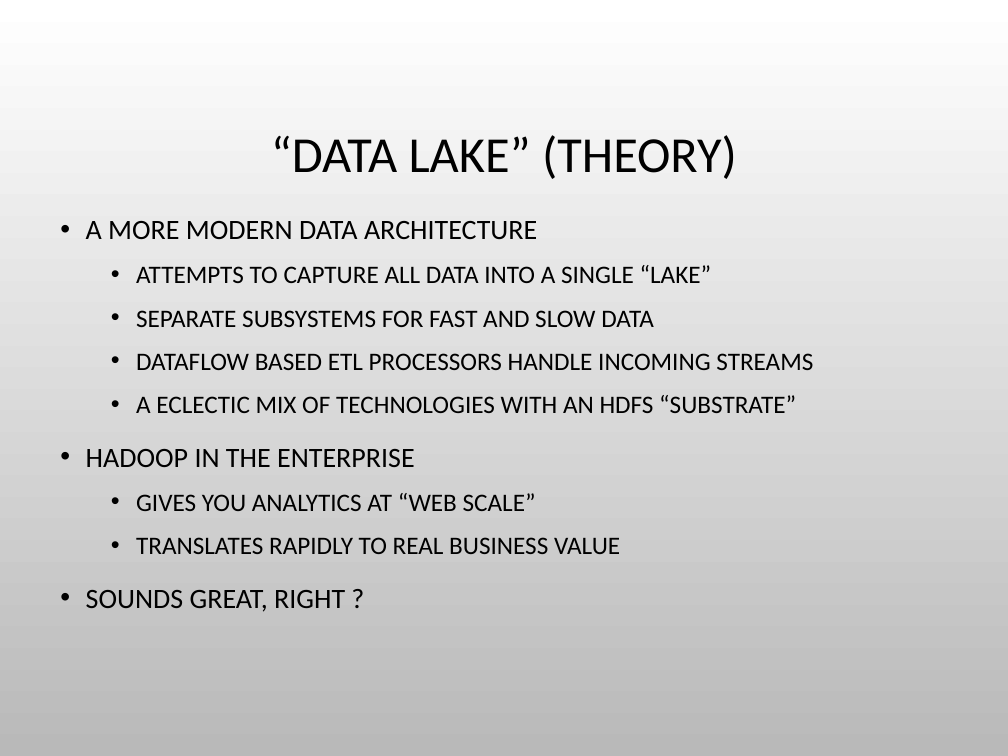
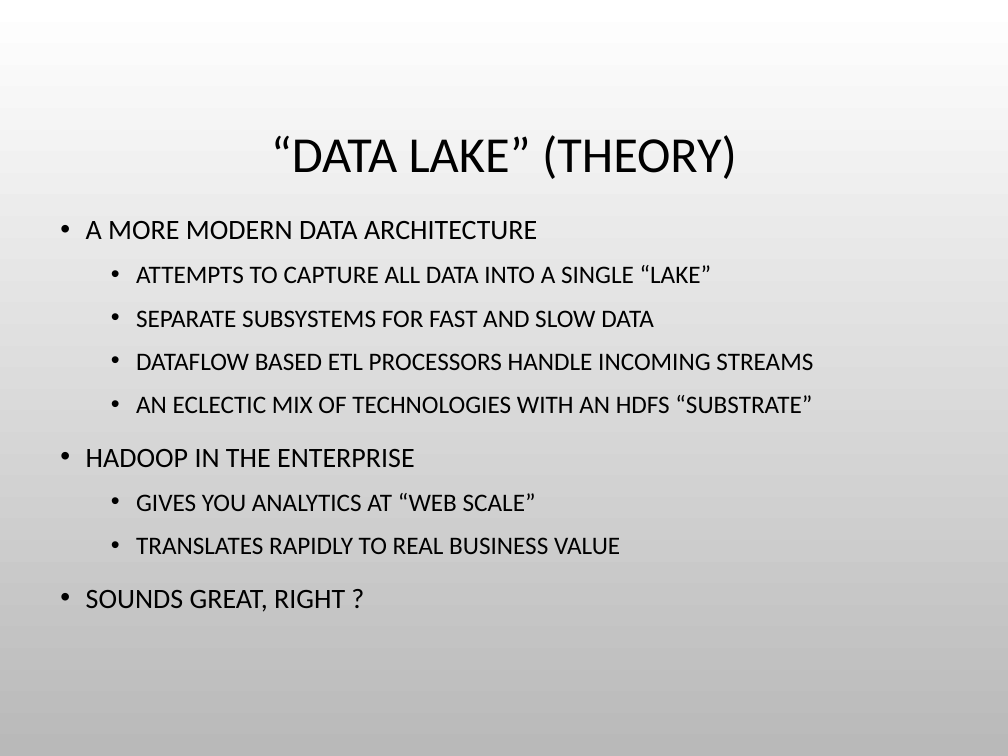
Before and after one commit to charlesduffy/erlysql, a slide deck: slide 5 of doc/Pitch1.pptx. Drawn at 1008x756 pixels with LibreOffice and Linux fonts; fonts in the diff are those of the drawing; background and template pictures are left out. Boxes give left, top, right and bottom in pixels: in the first picture for what was removed or moved away, otherwise in the second. Text is boxed around its words. In the diff, an @@ line names an element or a change of style, - is before the commit and + after.

```diff
--- a/doc/Pitch1.pptx
+++ b/doc/Pitch1.pptx
@@ text at <box>136,395,812,413</box>: text changed @@
-  • A ECLECTIC MIX OF TECHNOLOGIES WITH AN HDFS “SUBSTRATE”
+  • AN ECLECTIC MIX OF TECHNOLOGIES WITH AN HDFS “SUBSTRATE”
```
Also in this commit, not shown: 6 other slides changed.
